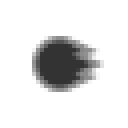
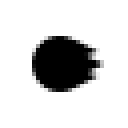
The second 128×128 image is a revision of the first. Changes to its layers:
painted on "head" over [32, 36, 104, 92]
